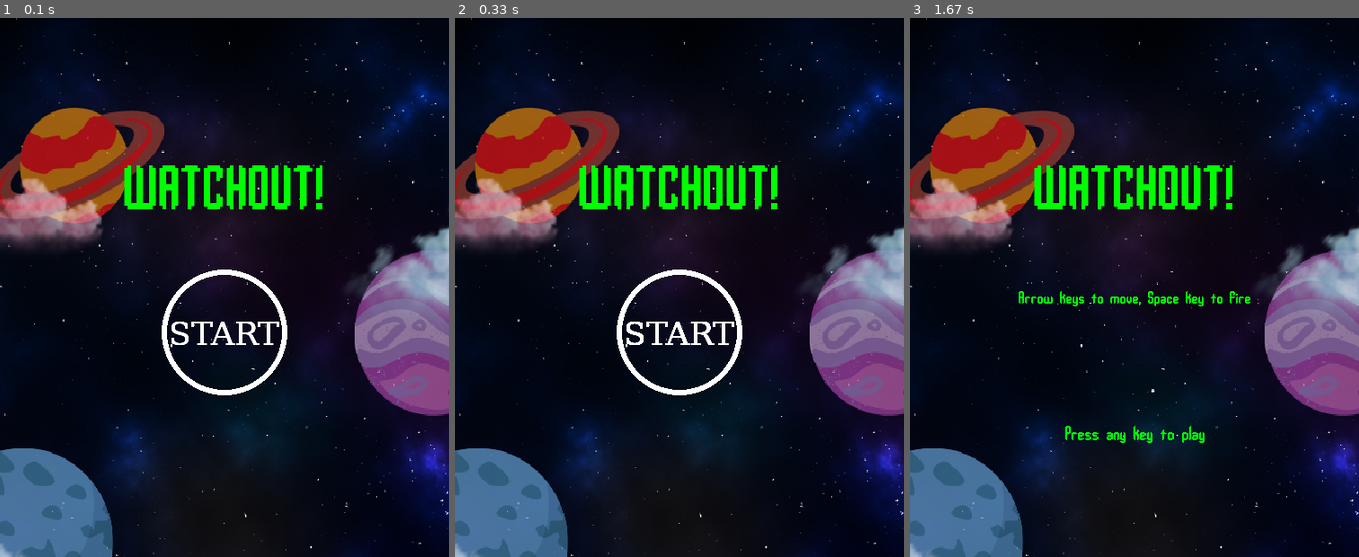
Above: before the commit, frames 1-3 (left to right).
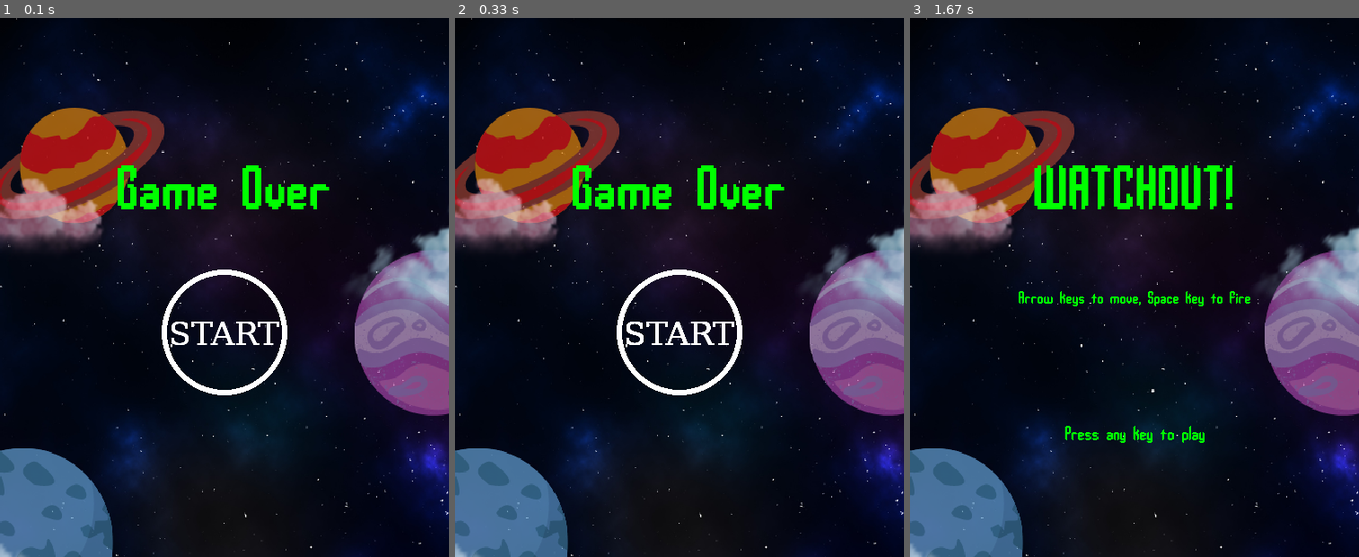
Above: after the commit, the same moments.

Repository: Hans299/Tubes_PBO
Game: pygame game, started from game1.py
Two runs of this game, one before a commit and one after it. Both use one fixed random seed, a clock stepped at 60 frames per second and the inputs below.
Inputs:
- Up to frame 1 (0.1 s): no input
- Up to frame 2 (0.33 s): no input
- Up to frame 3 (1.67 s): click "START" at 0.38 s

The runs differ from the first frame. In frame 1, 2.3% of the frame differs, in the area x 26-74%, y 27-36%; in frame 2, 2.3%; in frame 3, nothing differs.

Commit message:
Menu game over udh ada

Diff:
--- a/game1.py
+++ b/game1.py
@@ -23,10 +23,10 @@
     surf.blit(text_surface, text_rect)
 
 
-background_img=pygame.image.load(os.path.join("image","background.PNG"))
-bullet_img=pygame.image.load(os.path.join("image","bullet.PNG"))
-player_img=pygame.image.load(os.path.join("image","player.PNG"))
-rock_img=pygame.image.load(os.path.join("image","rock.PNG"))
+background_img=pygame.image.load(os.path.join("image","background.png"))
+bullet_img=pygame.image.load(os.path.join("image","bullet.png"))
+player_img=pygame.image.load(os.path.join("image","player.png"))
+rock_img=pygame.image.load(os.path.join("image","rock.png"))
 
 class Player(pygame.sprite.Sprite):
     def __init__(self):
@@ -144,12 +144,38 @@
                     waiting = False
                     waiting_screen()
 
+
         text = tittle_font.render("START", 1, (255,255,255))
         layar.blit(text, (WIDTH/2 - text.get_width()/2, yvar-20))
 
         pygame.draw.circle(layar, (255,255,255), (xvar,yvar), 70,6)
         pygame.display.update()
 
+def menuGameOver():
+    layar.blit(pygame.transform.scale(background_img,(500,700)),(0,0))
+    draw_text(layar, "Game Over", 70, WIDTH/2, HEIGHT/4)
+    pygame.display.flip()
+    yvar=350
+    xvar=250
+    waiting = True
+    while waiting:
+        fps.tick(FPS)
+        for event in pygame.event.get():
+            if event.type == pygame.QUIT:
+                pygame.quit()
+            if event.type == pygame.MOUSEBUTTONDOWN:
+                xpos, ypos = pygame.mouse.get_pos()
+                cek = math.sqrt((xvar - xpos)**2 + (yvar - ypos)**2)
+                if cek <= 70:
+                    waiting = False
+                    waiting_screen()
+
+
+        text = tittle_font.render("START", 1, (255,255,255))
+        layar.blit(text, (WIDTH/2 - text.get_width()/2, yvar-20))
+
+        pygame.draw.circle(layar, (255,255,255), (xvar,yvar), 70,6)
+        pygame.display.update()
 game_over = True
 running=True
 while running:
@@ -157,7 +183,7 @@
 
     # waiting screen ketika gameover dan akan memulai game
     if game_over:
-        menu()
+        menuGameOver()
         waiting_screen()
         game_over = False
         all_sprites = pygame.sprite.Group()
